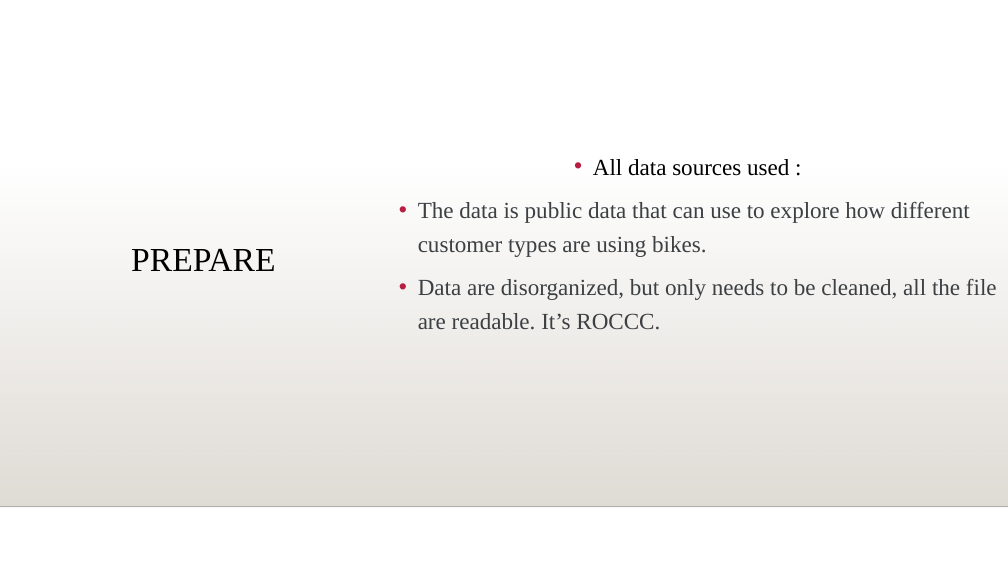
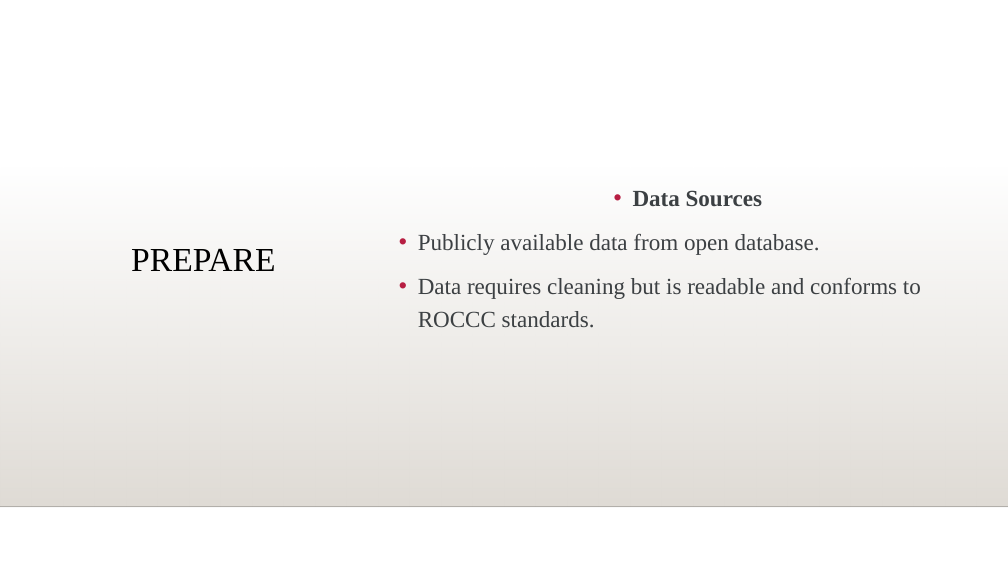
Before and after one commit to y4611676/Unanimous-Project, a slide deck: slide 5 of Analyze_project/Bike_Share/How_Does_a_Bike_Share_Navigate_Speedy_Success.pptx. Drawn at 1008x567 pixels with LibreOffice and Linux fonts; fonts in the diff are those of the drawing; background and template pictures are left out. Boxes give left, top, right and bottom in pixels: in the first picture for what was removed or moved away, otherwise in the second. Text is boxed around its words. In the diff, an @@ line names an element or a change of style, - is before the commit and + after.

```diff
--- a/Analyze_project/Bike_Share/How_Does_a_Bike_Share_Navigate_Speedy_Success.pptx
+++ b/Analyze_project/Bike_Share/How_Does_a_Bike_Share_Navigate_Speedy_Success.pptx
@@ text at (418,190,921,328): text changed @@
-• All data sources used :
-• The data is public data that can use to explore how different customer types are using bikes.
-• Data are disorganized, but only needs to be cleaned, all the file are readable. It’s ROCCC.
+• Data Sources
+• Publicly available data from open database.
+• Data requires cleaning but is readable and conforms to ROCCC standards.
```
Also in this commit, not shown: 11 other slides changed, 1 other file.
